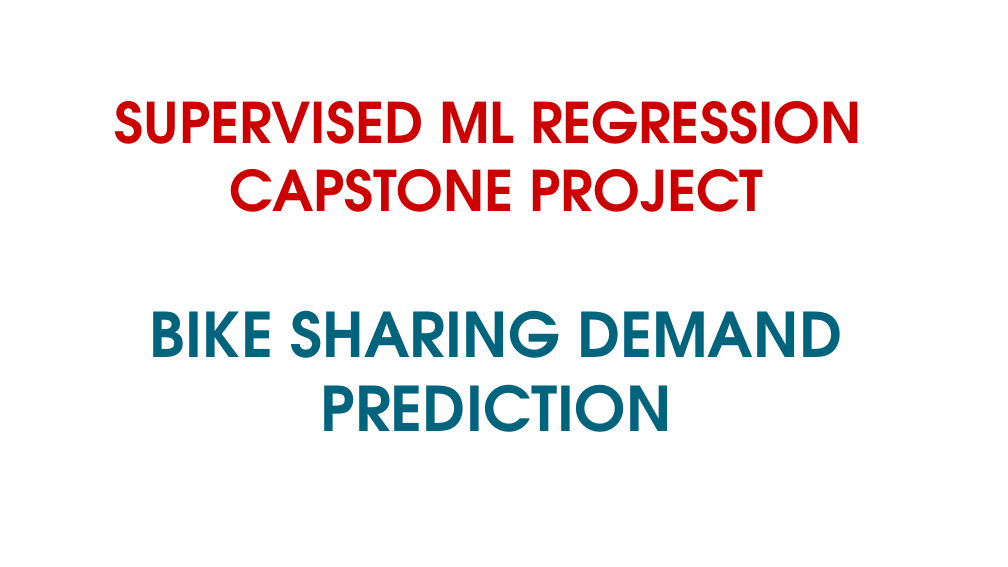
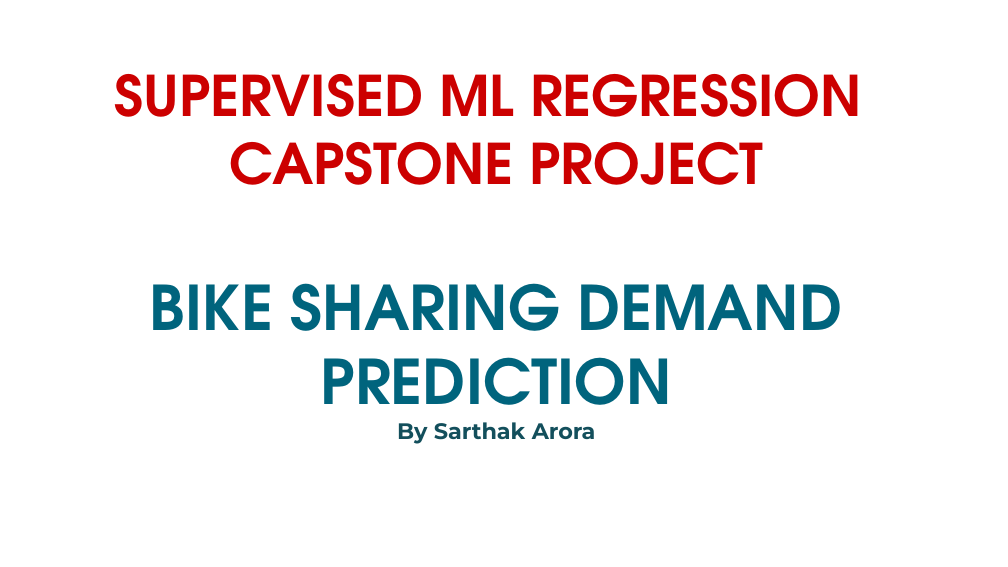
Before and after one commit to Sarthak016/Bike_Sharing_Demand_Predcition_DD, a slide deck: slide 1 of capstone_2.pptx. Drawn at 1008x567 pixels with LibreOffice and Linux fonts; fonts in the diff are those of the drawing; background and template pictures are left out. Boxes give left, top, right and bottom in pixels: in the first picture for what was removed or moved away, otherwise in the second. Text is boxed around its words. In the diff, an @@ line names an element or a change of style, - is before the commit and + after.

```diff
--- a/capstone_2.pptx
+++ b/capstone_2.pptx
@@ title at bbox=[115, 74, 862, 444]: text changed @@
-SUPERVISED ML REGRESSION
-CAPSTONE PROJECT
-BIKE SHARING DEMAND PREDICTION
+SUPERVISED ML REGRESSION
+CAPSTONE PROJECT
+BIKE SHARING DEMAND PREDICTION
+By Sarthak Arora
```
